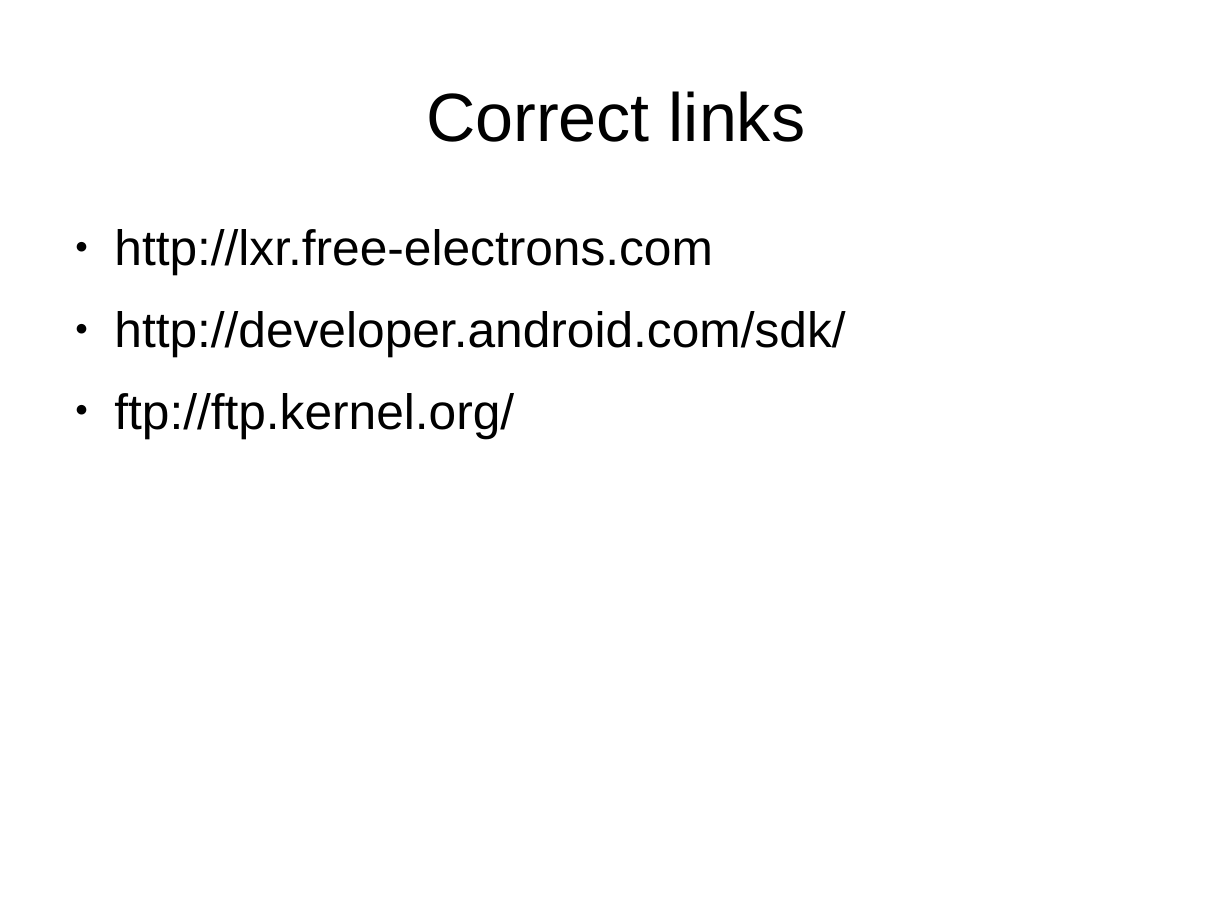
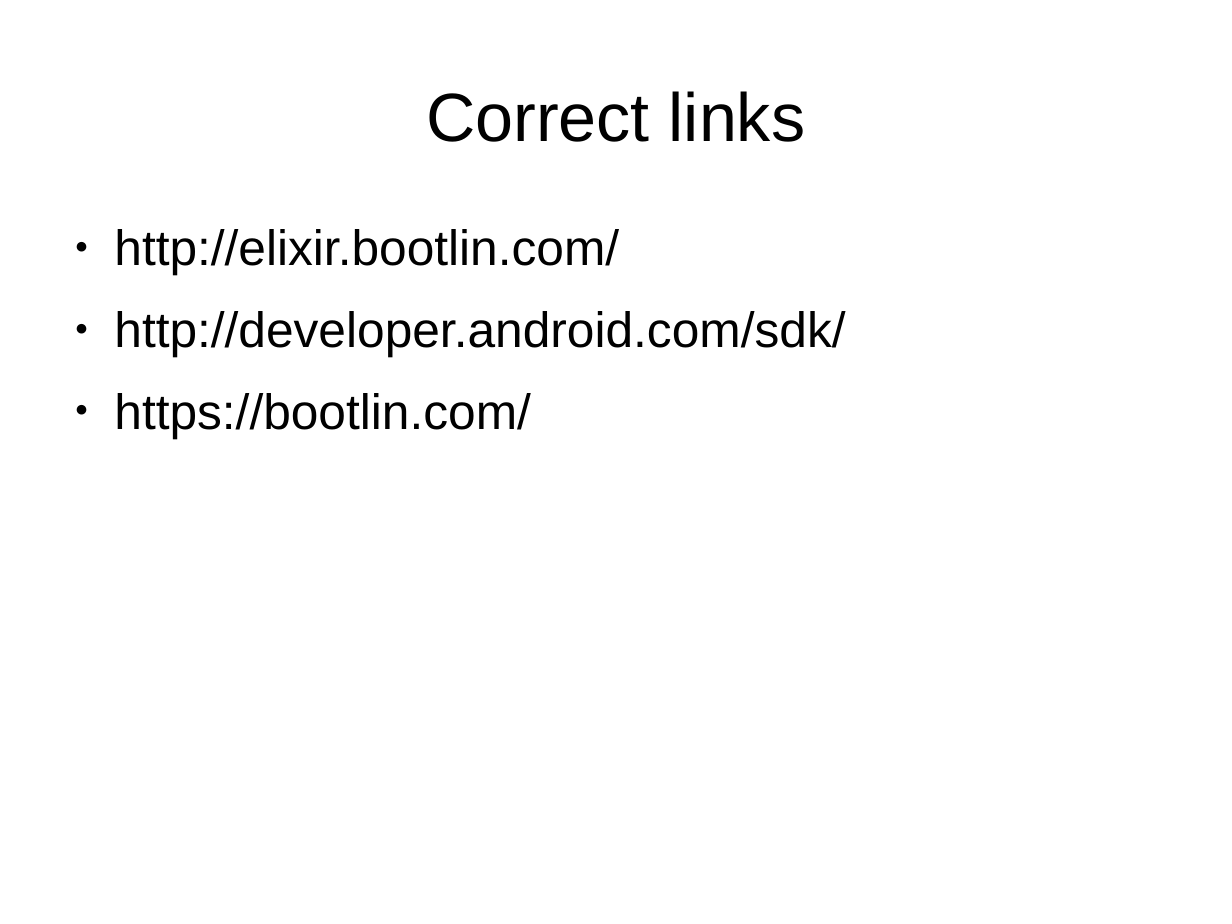
Before and after one commit to bootlin/pdf-link-checker, a slide deck: slide 2 of testing/test-document.odp. Drawn at 1232x924 pixels with LibreOffice and Linux fonts; fonts in the diff are those of the drawing. Boxes give left, top, right and bottom in pixels: in the first picture for what was removed or moved away, otherwise in the second. Text is boxed around its words. In the diff, an @@ line names an element or a change of style, - is before the commit and + after.

Commit message:
Update testing documents
- In particular to test mailto: links

```diff
--- a/testing/test-document.odp
+++ b/testing/test-document.odp
@@ text at [114,229,619,275]: text changed @@
-● http://lxr.free-electrons.com
+● http://elixir.bootlin.com/
@@ text at [114,393,531,438]: text changed @@
-● ftp://ftp.kernel.org/
+● https://bootlin.com/
```
Also in this commit, not shown: 1 other slide changed, 1 slide added, 1 other file.
